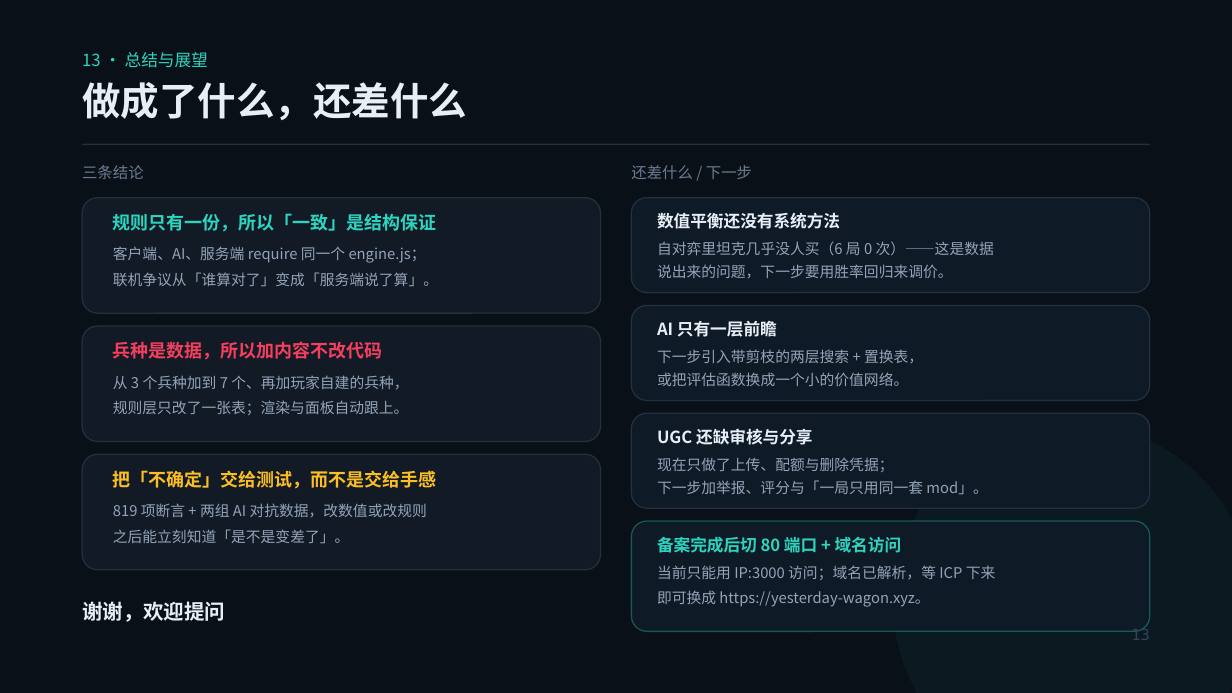
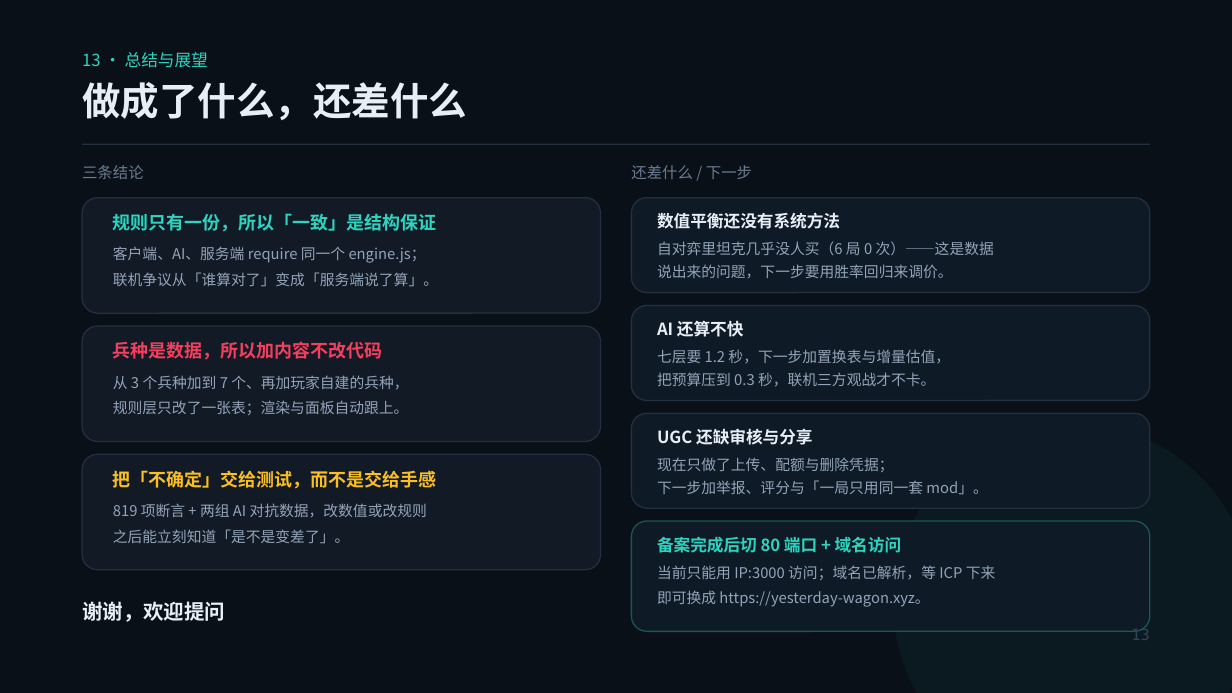
Before and after one commit to linmou114/yesterday-wagon, a slide deck: slide 13 of docs/昨日圆车-答辩.pptx. Drawn at 1232x693 pixels with LibreOffice and Linux fonts; fonts in the diff are those of the drawing. Boxes give left, top, right and bottom in pixels: in the first picture for what was removed or moved away, otherwise in the second. Text is boxed around its words. In the diff, an @@ line names an element or a change of style, - is before the commit and + after.

```diff
--- a/docs/昨日圆车-答辩.pptx
+++ b/docs/昨日圆车-答辩.pptx
@@ text at bbox=[657, 320, 744, 337]: text changed @@
-AI 只有一层前瞻
+AI 还算不快
@@ text at bbox=[657, 349, 950, 363]: text changed @@
-下一步引入带剪枝的两层搜索 + 置换表，
+七层要 1.2 秒，下一步加置换表与增量估值，
@@ text at bbox=[657, 372, 935, 387]: text changed @@
-或把评估函数换成一个小的价值网络。
+把预算压到 0.3 秒，联机三方观战才不卡。
```
Also in this commit, not shown: 2 other slides changed, 7 other files.
